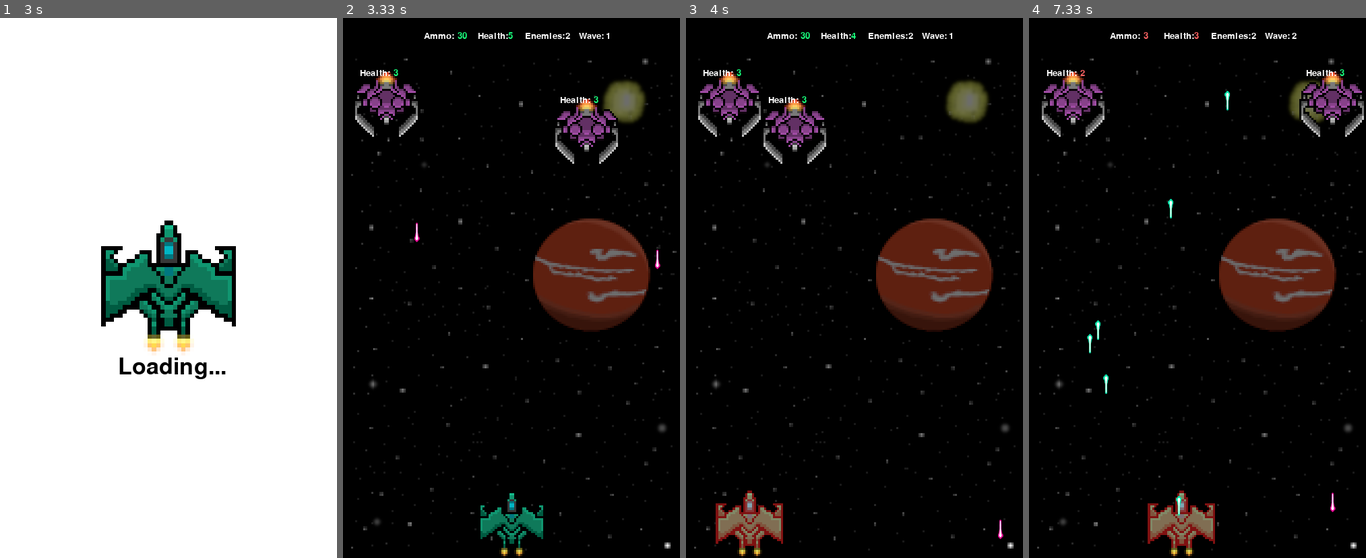
Above: before the commit, frames 1-4 (left to right).
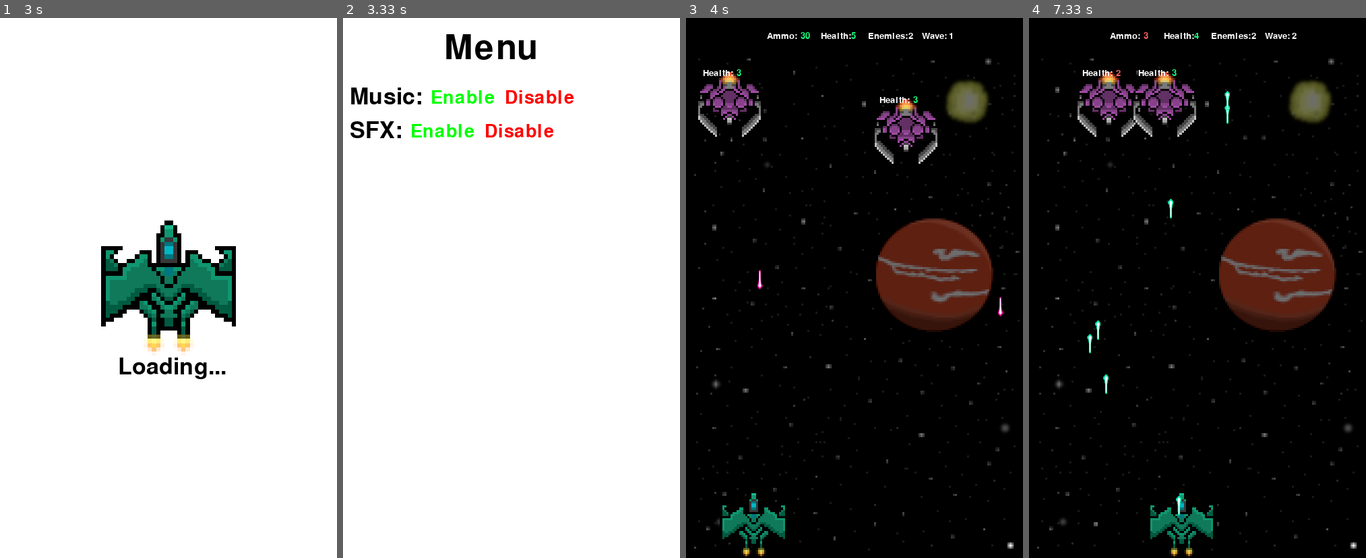
Above: after the commit, the same moments.

Repository: enablex3/pygame-game1
Game: pygame game, started from main.py
The game is run twice, just before and just after one commit, with the same random seed, the same clock (stepped at 60 frames per second) and the same inputs.
Inputs:
- Up to frame 1 (3 s): no input
- Up to frame 2 (3.33 s): no input
- Up to frame 3 (4 s): hold Q from 3.57 s (still down); hold A from 3.57 s (still down)
- Up to frame 4 (7.33 s): release Q at 4.03 s; release A at 4.03 s; tap Space at 4.07, 4.47, 4.77, 4.97, 5.27, 5.47, 5.77, 5.97, 6.27, 6.53, 6.83, 6.97, 7.27 s; hold A 4.4-4.87 s; hold D 4.9-5.37 s; hold D 5.4-5.87 s; hold A 5.9-6.43 s; hold A 6.47-6.87 s; hold D from 6.9 s (still down)

Frame 1 is identical in both runs. In frame 2, 99% of the frame differs, in the area x 0-100%, y 0-100%; in frame 3, 3.7%; in frame 4, 5.3%.

Commit message:
menu started; logic for sound working

Diff:
--- a/enemy.py
+++ b/enemy.py
@@ -94,7 +94,7 @@
         else:
             self.rect.x += self.velocity
 
-    def add_bullet(self):
+    def add_bullet(self, sfx_enabled_setting):
         # enemies shoot randomly
         seconds = (pygame.time.get_ticks() - self.shooting_start_ticks) / 1000
         if seconds > self.shooting_time:
@@ -105,7 +105,8 @@
             self.shooting_time = random.randrange(1, 6)
             self.shooting_start_ticks = pygame.time.get_ticks()
 
-            pygame.mixer.Channel(0).play(pygame.mixer.Sound("sfx/shoot.wav"))
+            if sfx_enabled_setting:
+                pygame.mixer.Channel(0).play(pygame.mixer.Sound("sfx/shoot.wav"))
 
             return True
 
@@ -119,12 +120,13 @@
             if bullet.rect.y >= 750:
                 self.bullets.remove(bullet)
 
-    def detect_hit(self, player):
+    def detect_hit(self, player, sfx_enabled_setting):
         for bullet in self.bullets:
             if bullet.rect.colliderect(player.rect):
                 self.bullets.remove(bullet)
                 player.deplete_health()
-                pygame.mixer.Channel(1).play(pygame.mixer.Sound("sfx/hit.wav"))
+                if sfx_enabled_setting:
+                    pygame.mixer.Channel(1).play(pygame.mixer.Sound("sfx/hit.wav"))
 
     def deplete_health(self):
         self.health -= 1
--- a/gametext.py
+++ b/gametext.py
@@ -5,6 +5,76 @@
 LABEL_X = 120
 LABEL_Y = 20
 INDICATOR_X = LABEL_X + 50
+
+class MenuLabel:
+
+    def __init__(self):
+        self.font = pygame.font.get_default_font() + ".ttf"
+        self.size = 75
+        self.label = "Menu"
+        self.fontObj = pygame.font.SysFont(self.font, self.size)
+        self.image = self.fontObj.render(self.label, True, (0, 0, 0))
+        self.position = (150, 20)
+
+class MusicLabel:
+
+    def __init__(self):
+        self.font = pygame.font.get_default_font() + ".ttf"
+        self.size = 50
+        self.label = "Music: "
+        self.fontObj = pygame.font.SysFont(self.font, self.size)
+        self.image = self.fontObj.render(self.label, True, (0, 0, 0))
+        self.position = (10, 100)
+
+class MusicEnable:
+
+    def __init__(self):
+        self.font = pygame.font.get_default_font() + ".ttf"
+        self.size = 40
+        self.label = "Enable"
+        self.fontObj = pygame.font.SysFont(self.font, self.size)
+        self.image = self.fontObj.render(self.label, True, (0, 255, 0))
+        self.position = (130, 105)
+
+class MusicDisable:
+
+    def __init__(self):
+        self.font = pygame.font.get_default_font() + ".ttf"
+        self.size = 40
+        self.label = "Disable"
+        self.fontObj = pygame.font.SysFont(self.font, self.size)
+        self.image = self.fontObj.render(self.label, True, (255, 0, 0))
+        self.position = (240, 105)
+
+class SFXLabel:
+
+    def __init__(self):
+        self.font = pygame.font.get_default_font() + ".ttf"
+        self.size = 50
+        self.label = "SFX: "
+        self.fontObj = pygame.font.SysFont(self.font, self.size)
+        self.image = self.fontObj.render(self.label, True, (0, 0, 0))
+        self.position = (10, 150)
+
+class SFXEnable:
+
+    def __init__(self):
+        self.font = pygame.font.get_default_font() + ".ttf"
+        self.size = 40
+        self.label = "Enable"
+        self.fontObj = pygame.font.SysFont(self.font, self.size)
+        self.image = self.fontObj.render(self.label, True, (0, 255, 0))
+        self.position = (100, 155)
+
+class SFXDisable:
+
+    def __init__(self):
+        self.font = pygame.font.get_default_font() + ".ttf"
+        self.size = 40
+        self.label = "Disable"
+        self.fontObj = pygame.font.SysFont(self.font, self.size)
+        self.image = self.fontObj.render(self.label, True, (255, 0, 0))
+        self.position = (210, 155)
 
 class LoadingLabel:
 
--- a/main.py
+++ b/main.py
@@ -1,12 +1,15 @@
-import random
-import pygame
 import threading
-
-from enemy import Enemy
-from explosion import PlayerExplosion
+import json
 from wave import Wave
 from gametext import *
 from player import Player
+
+# load player settings
+with open("settings.json", "r") as settingsJsonFile:
+    settings = json.load(settingsJsonFile)
+
+music_enabled_setting = (settings["player_settings"]["music_enabled"] == "true")
+sfx_enabled_setting = (settings["player_settings"]["sfx_enabled"] == "true")
 
 # caption
 pygame.display.set_caption("Whacking Space")
@@ -38,10 +41,12 @@
         pygame.display.update()
 
         global game_loaded
+        global music_enabled_setting
 
         if not load_sound_played:
             load_sound_played = True
-            pygame.mixer.Channel(0).play(pygame.mixer.Sound("sfx/load.wav"))
+            if  music_enabled_setting:
+                pygame.mixer.Channel(0).play(pygame.mixer.Sound("sfx/load.wav"))
 
         if game_loaded:
             seconds = (pygame.time.get_ticks() - start_load_time) / 1000
@@ -55,7 +60,6 @@
 # background and mouse settings
 BACKGROUND = pygame.image.load("sprites/background.png").convert_alpha()
 BACKGROUND = pygame.transform.scale(BACKGROUND, (WIDTH, HEIGHT))
-pygame.mouse.set_visible(False)
 
 # banner for text
 banner = pygame.Rect(0, 0, WIDTH, 60)
@@ -82,6 +86,15 @@
 wave_label = WavesLabel()
 wave_indicator = WavesIndicator(wave_number)
 
+# menu text
+menu_label = MenuLabel()
+music_label = MusicLabel()
+music_enabled = MusicEnable()
+music_disable = MusicDisable()
+sfx_label = SFXLabel()
+sfx_enabled = SFXEnable()
+sfx_disable = SFXDisable()
+
 # stop loading thread
 game_loaded = True
 loading_thread.join()
@@ -89,7 +102,22 @@
 game_over_sound_played = False
 game_won_sound_played = False
 
-def draw_window():
+show_menu = True
+
+def draw_menu():
+    WIN.fill((255, 255, 255))
+    WIN.blit(menu_label.image, menu_label.position)
+    WIN.blit(music_label.image, music_label.position)
+    WIN.blit(music_enabled.image, music_enabled.position)
+    WIN.blit(music_disable.image, music_disable.position)
+    WIN.blit(sfx_label.image, sfx_label.position)
+    WIN.blit(sfx_enabled.image, sfx_enabled.position)
+    WIN.blit(sfx_disable.image, sfx_disable.position)
+
+    pygame.display.update()
+
+
+def draw_game_window():
     global game_over_sound_played
     global game_won_sound_played
 
@@ -113,7 +141,8 @@
         WIN.blit(game_over_label.image, game_over_label.position)
         if not game_over_sound_played:
             game_over_sound_played = True
-            pygame.mixer.Channel(3).play(pygame.mixer.Sound("sfx/lose.wav"))
+            if music_enabled_setting:
+                pygame.mixer.Channel(3).play(pygame.mixer.Sound("sfx/lose.wav"))
 
     # display each enemy, their bullets and associated explosions
     for enemy in enemies:
@@ -129,7 +158,8 @@
         WIN.blit(game_won_label.image, game_won_label.position)
         if not game_won_sound_played:
             game_won_sound_played = True
-            pygame.mixer.Channel(3).play(pygame.mixer.Sound("sfx/win.wav"))
+            if music_enabled_setting:
+                pygame.mixer.Channel(3).play(pygame.mixer.Sound("sfx/win.wav"))
 
     # display player bullets
     for bullet in player.bullets:
@@ -140,6 +170,8 @@
 def main():
     global enemies
     global wave_number
+    global sfx_enabled_setting
+    global show_menu
 
     clock = pygame.time.Clock()
 
@@ -151,51 +183,65 @@
 
         events = pygame.event.get()
 
-        for event in events:
-            if event.type == pygame.QUIT:
-                run = False
-
-            # add a new bullet to the player bullet list if condition met
-            if not "RELOAD" in ammo_indicator.label:
-                update_ammo_text = player.add_bullet(pygame.key.get_pressed())
-
-            if update_ammo_text:
-                ammo_indicator.update()
-
-        # updates the player based on keys pressed
-        player.update(pygame.key.get_pressed())
-
-        # update the enemy
-        for enemy in enemies:
-            enemy.update()
-
-            if enemy.health == 0:
-                enemies.remove(enemy)
-                pygame.mixer.Channel(2).play(pygame.mixer.Sound("sfx/explosion.wav"))
-
-            enemy.add_bullet()
-            enemy.shoot()
-            enemy.detect_hit(player)
-
-        player.shoot()
-
-        for enemy in enemies:
-            player.detect_hit(enemy)
-
-        ammo_indicator.reload(pygame.key.get_pressed())
-        player_health_indicator.update(player.health)
-        enemies_indicator.update(enemies)
-        wave_indicator.update(wave_number)
-
-        draw_window()
-
-        if len(enemies) == 0:
-            enemies = wave.get_next_wave()
-            wave_number += 1
-
-        # just for accurate wave indicator value
-        if len(wave.waves) == 0:
-            wave_number = 0
+        if not show_menu:
+
+            pygame.mouse.set_visible(False)
+
+            for event in events:
+                if event.type == pygame.QUIT:
+                    run = False
+
+                # add a new bullet to the player bullet list if condition met
+                if not "RELOAD" in ammo_indicator.label:
+                    update_ammo_text = player.add_bullet(pygame.key.get_pressed(), sfx_enabled_setting)
+
+                if update_ammo_text:
+                    ammo_indicator.update()
+
+            # updates the player based on keys pressed
+            player.update(pygame.key.get_pressed())
+
+            # update the enemy
+            for enemy in enemies:
+                enemy.update()
+
+                if enemy.health == 0:
+                    enemies.remove(enemy)
+                    if sfx_enabled_setting:
+                        pygame.mixer.Channel(2).play(pygame.mixer.Sound("sfx/explosion.wav"))
+
+                enemy.add_bullet(sfx_enabled_setting)
+                enemy.shoot()
+                enemy.detect_hit(player, sfx_enabled_setting)
+
+            player.shoot()
+
+            for enemy in enemies:
+                player.detect_hit(enemy, sfx_enabled_setting)
+
+            ammo_indicator.reload(pygame.key.get_pressed())
+            player_health_indicator.update(player.health)
+            enemies_indicator.update(enemies)
+            wave_indicator.update(wave_number)
+
+            draw_game_window()
+
+            if len(enemies) == 0:
+                enemies = wave.get_next_wave()
+                wave_number += 1
+
+            # just for accurate wave indicator value
+            if len(wave.waves) == 0:
+                wave_number = 0
+
+        else:
+            for event in events:
+                if event.type == pygame.QUIT:
+                    run = False
+                if pygame.key.get_pressed()[pygame.K_q]:
+                    show_menu = False
+
+            draw_menu()
 
     pygame.quit()
 
--- a/player.py
+++ b/player.py
@@ -64,12 +64,13 @@
         if keys_pressed[pygame.K_d]:
             self.rect.x += self.velocity
 
-    def add_bullet(self, keys_pressed):
+    def add_bullet(self, keys_pressed, sfx_enabled_setting):
         if keys_pressed[pygame.K_SPACE]:
             # fire bullet
             bullet = PlayerBeam(self.rect)
             self.bullets.append(bullet)
-            pygame.mixer.Channel(0).play(pygame.mixer.Sound("sfx/shoot.wav"))
+            if sfx_enabled_setting:
+                pygame.mixer.Channel(0).play(pygame.mixer.Sound("sfx/shoot.wav"))
             return True
         return False
 
@@ -81,12 +82,13 @@
             if bullet.rect.y <= 60:
                 self.bullets.remove(bullet)
 
-    def detect_hit(self, enemy):
+    def detect_hit(self, enemy, sfx_enabled_setting):
         for bullet in self.bullets:
             if bullet.rect.colliderect(enemy.rect):
                 self.bullets.remove(bullet)
                 enemy.deplete_health()
-                pygame.mixer.Channel(1).play(pygame.mixer.Sound("sfx/hit.wav"))
+                if sfx_enabled_setting:
+                    pygame.mixer.Channel(1).play(pygame.mixer.Sound("sfx/hit.wav"))
 
     def deplete_health(self):
         if self.health != 0:
--- /dev/null
+++ b/settings.json
@@ -0,0 +1,14 @@
+{
+  "options": {
+    "music_enabled": ["true", "false"],
+    "sfx_enabled": ["true", "false"],
+    "difficulty": ["easy", "medium", "hard"]
+  },
+
+  "player_settings": {
+    "music_enabled": "false",
+    "sfx_enabled": "false",
+    "difficulty": "easy"
+  }
+
+}
